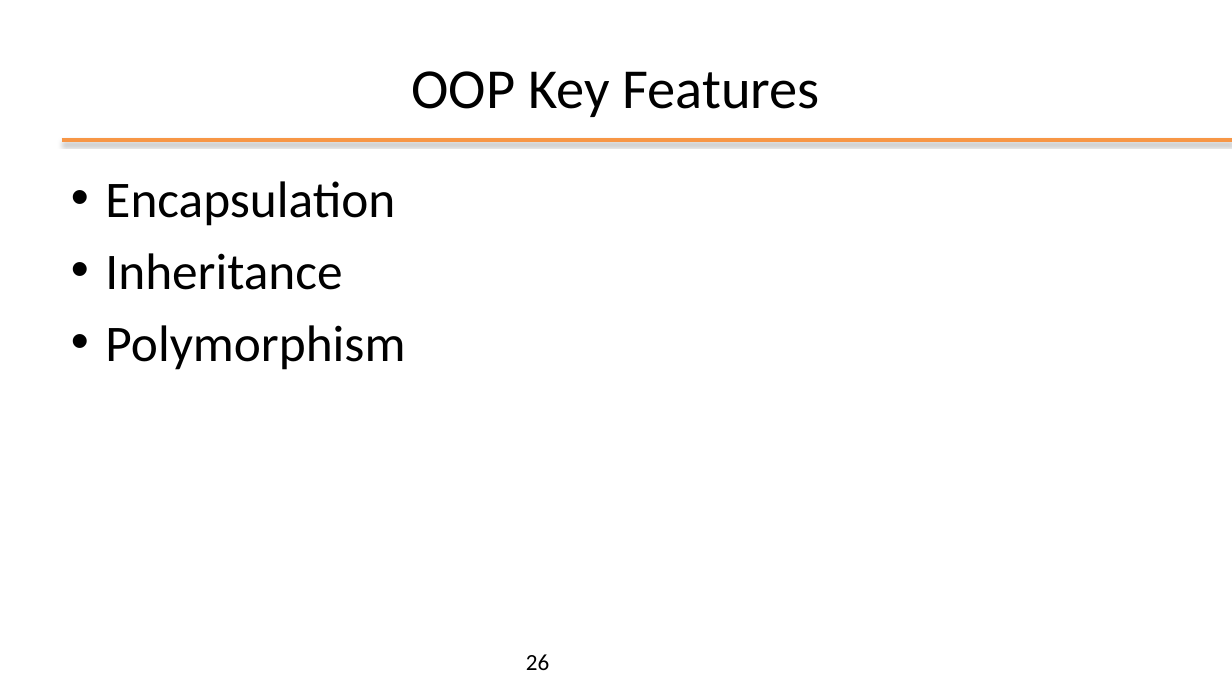
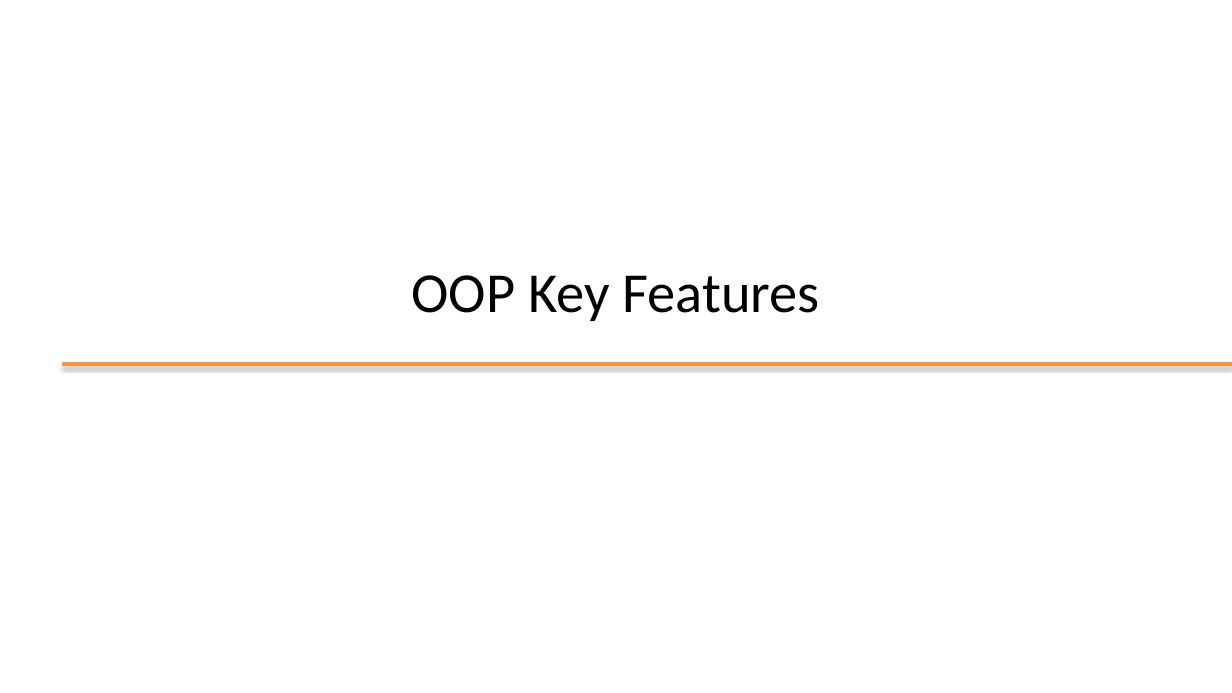
Before and after one commit to plctechnician/ooprogramming, a slide deck: slide 26 of java/slides/ppt/01 - Java From Functions to Objects.pptx. Drawn at 1232x693 pixels with LibreOffice and Linux fonts; fonts in the diff are those of the drawing; background and template pictures are left out. Boxes give left, top, right and bottom in pixels: in the first picture for what was removed or moved away, otherwise in the second. Text is boxed around its words. In the diff, an @@ line names an element or a change of style, - is before the commit and + after.

```diff
--- a/java/slides/ppt/01 - Java From Functions to Objects.pptx
+++ b/java/slides/ppt/01 - Java From Functions to Objects.pptx
@@ text removed at (x1=105, y1=181, x2=405, y2=370) @@
-• Encapsulation
-• Inheritance
-• Polymorphism
@@ title "OOP Key Features" moved from (x1=412, y1=71, x2=820, y2=117) to (x1=412, y1=275, x2=820, y2=321) @@
@@ line moved from (62, 140) - (1232, 140) to (62, 364) - (1232, 364) @@
@@ page number removed at (x1=526, y1=654, x2=549, y2=670) @@
-26
```
Also in this commit, not shown: 3 other slides changed, 8 slides added, 4 slides removed, 4 other files.
